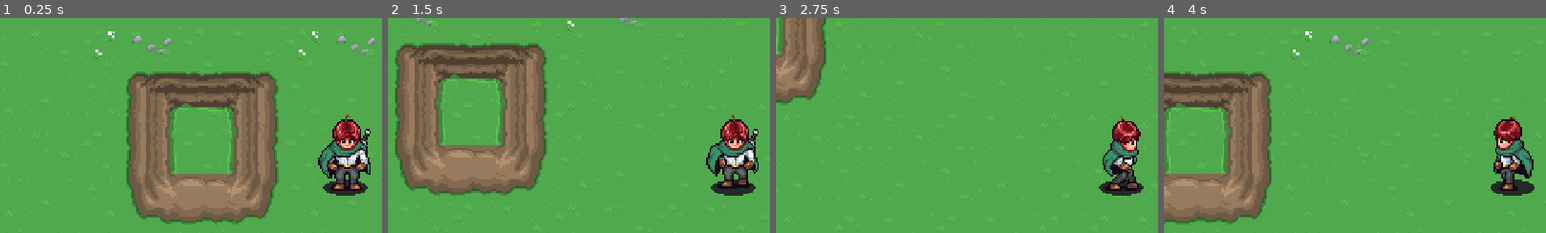
Above: before the commit, frames 1-4 (left to right).
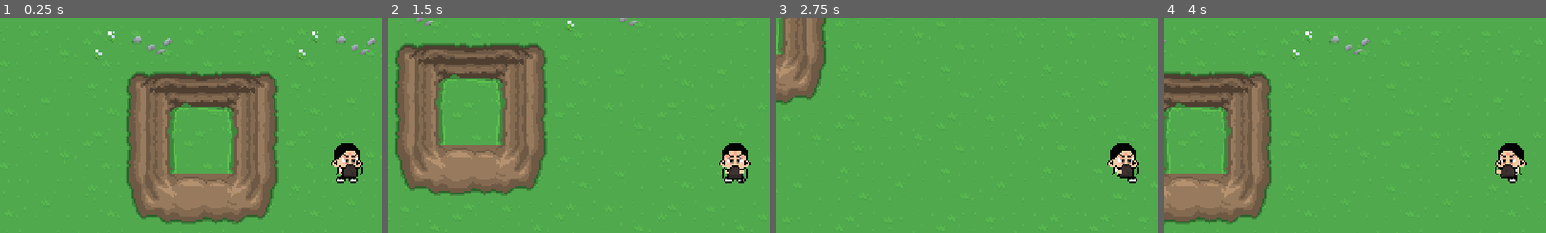
Above: after the commit, the same moments.

Repository: ShirleyY0815/game_learn_demo
Game: Godot game, scene res://play_ground.tscn
The game is run twice, just before and just after one commit, with the same random seed, the same clock (stepped at 60 frames per second) and the same inputs.
Inputs:
- Up to frame 1 (0.25 s): no input
- Up to frame 2 (1.5 s): hold Right (right) 0.53-1.28 s; hold Down (down) from 1.28 s (still down)
- Up to frame 3 (2.75 s): release Down (down) at 2.03 s; hold Right (right) from 2.03 s (still down)
- Up to frame 4 (4 s): release Right (right) at 2.78 s; hold Up (up) 2.78-3.53 s; hold Left (left) from 3.53 s (still down)
The pictures show only the part of the screen within x 5-55%, y 10-60%; the shares and areas given below are measured in that part.

The runs differ from the first frame. In frame 1, 3.3% of the frame differs, in the area x 83-97%, y 44-83%; in frame 2, 3.3%; in frame 3, 2.6%; in frame 4, 2.8%.

Commit message:
change player img
Signed-off-by: ShirleyY0815 <ystatic.yyy@gmail.com>

Diff:
--- a/Player/player.tscn
+++ b/Player/player.tscn
@@ -1,7 +1,7 @@
 [gd_scene load_steps=12 format=3 uid="uid://14dr6wtii2nd"]
 
 [ext_resource type="Script" uid="uid://r15x7isoqa8y" path="res://Player/Scripts/player.gd" id="1_4ntmi"]
-[ext_resource type="Texture2D" uid="uid://c8xj4kx28syne" path="res://Player/Sprites/ExamplePlayerSprite.png" id="1_l8h54"]
+[ext_resource type="Texture2D" uid="uid://bac7kgv18qgeu" path="res://Player/Sprites/MYPlayer.png" id="2_4ntmi"]
 
 [sub_resource type="CircleShape2D" id="CircleShape2D_ae8na"]
 radius = 13.0384
@@ -32,10 +32,10 @@
 tracks/0/interp = 1
 tracks/0/loop_wrap = true
 tracks/0/keys = {
-"times": PackedFloat32Array(0, 0.2, 0.4),
-"transitions": PackedFloat32Array(1, 1, 1),
+"times": PackedFloat32Array(0, 0.2),
+"transitions": PackedFloat32Array(1, 1),
 "update": 1,
-"values": [0, 1, 2]
+"values": [0, 1]
 }
 
 [sub_resource type="Animation" id="Animation_k53q1"]
@@ -52,7 +52,7 @@
 "times": PackedFloat32Array(0, 0.2, 0.4),
 "transitions": PackedFloat32Array(1, 1, 1),
 "update": 1,
-"values": [14, 15, 16]
+"values": [8, 9, 16]
 }
 
 [sub_resource type="Animation" id="Animation_gwnis"]
@@ -66,10 +66,10 @@
 tracks/0/interp = 1
 tracks/0/loop_wrap = true
 tracks/0/keys = {
-"times": PackedFloat32Array(0, 0.2, 0.4),
-"transitions": PackedFloat32Array(1, 1, 1),
+"times": PackedFloat32Array(0, 0.2),
+"transitions": PackedFloat32Array(1, 1),
 "update": 1,
-"values": [7, 8, 9]
+"values": [8, 9]
 }
 
 [sub_resource type="Animation" id="Animation_fhl08"]
@@ -83,10 +83,10 @@
 tracks/0/interp = 1
 tracks/0/loop_wrap = true
 tracks/0/keys = {
-"times": PackedFloat32Array(0, 0.1, 0.2, 0.3),
-"transitions": PackedFloat32Array(1, 1, 1, 1),
+"times": PackedFloat32Array(0, 0.2),
+"transitions": PackedFloat32Array(1, 1),
 "update": 1,
-"values": [3, 4, 5, 6]
+"values": [8, 9]
 }
 
 [sub_resource type="Animation" id="Animation_vtle1"]
@@ -100,10 +100,10 @@
 tracks/0/interp = 1
 tracks/0/loop_wrap = true
 tracks/0/keys = {
-"times": PackedFloat32Array(0, 0.1, 0.2, 0.3),
-"transitions": PackedFloat32Array(1, 1, 1, 1),
+"times": PackedFloat32Array(0, 0.3),
+"transitions": PackedFloat32Array(1, 1),
 "update": 1,
-"values": [17, 18, 19, 20]
+"values": [2, 3]
 }
 
 [sub_resource type="Animation" id="Animation_od3ui"]
@@ -117,10 +117,10 @@
 tracks/0/interp = 1
 tracks/0/loop_wrap = true
 tracks/0/keys = {
-"times": PackedFloat32Array(0, 0.1, 0.2, 0.3),
-"transitions": PackedFloat32Array(1, 1, 1, 1),
+"times": PackedFloat32Array(0, 0.1),
+"transitions": PackedFloat32Array(1, 1),
 "update": 1,
-"values": [10, 11, 12, 13]
+"values": [8, 9]
 }
 
 [sub_resource type="AnimationLibrary" id="AnimationLibrary_00tjw"]
@@ -143,9 +143,9 @@
 
 [node name="Sprite2D" type="Sprite2D" parent="."]
 texture_filter = 1
-position = Vector2(0, -21)
-texture = ExtResource("1_l8h54")
-hframes = 21
+position = Vector2(0, -17)
+texture = ExtResource("2_4ntmi")
+hframes = 12
 
 [node name="AnimationPlayer" type="AnimationPlayer" parent="."]
 libraries = {
Binary file added: Player/Sprites/MYPlayer.png
Not shown, added: Player/Sprites/MYPlayer.png.import
Not shown, changed: .gitignore
Not shown, changed: Player/.DS_Store
